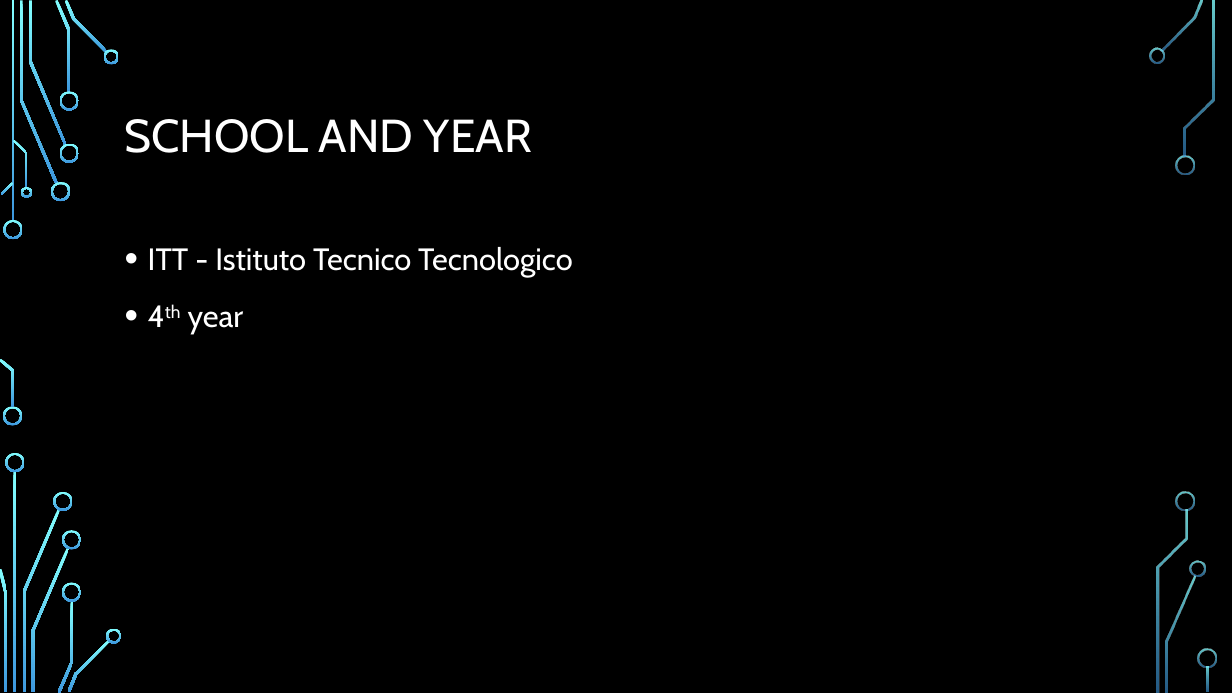
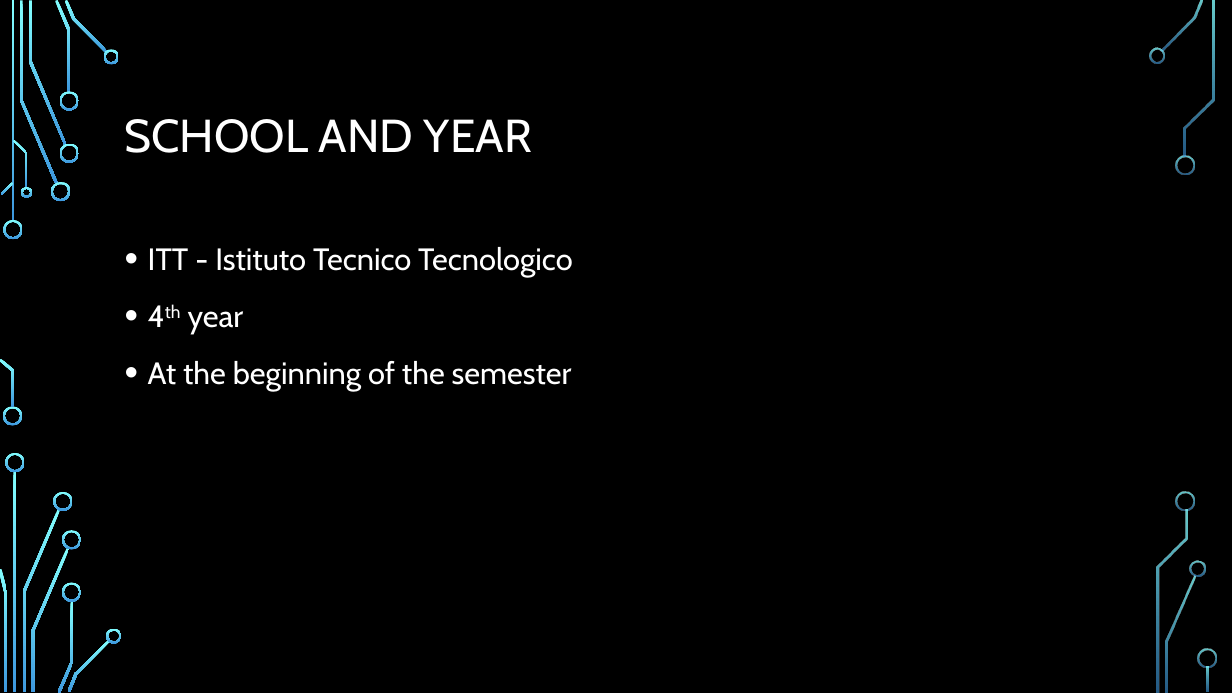
Before and after one commit to Fabianstw/MiniGamesArduino, a slide deck: slide 2 of LearningUnit/BubbleSortTheoryWeek1.pptx. Drawn at 1232x693 pixels with LibreOffice and Linux fonts; fonts in the diff are those of the drawing; background and template pictures are left out. Boxes give left, top, right and bottom in pixels: in the first picture for what was removed or moved away, otherwise in the second. Text is boxed around its words. In the diff, an @@ line names an element or a change of style, - is before the commit and + after.

```diff
--- a/LearningUnit/BubbleSortTheoryWeek1.pptx
+++ b/LearningUnit/BubbleSortTheoryWeek1.pptx
@@ text at <box>148,361,572,391</box>: paragraph added @@
+• At the beginning of the semester
```
Also in this commit, not shown: 1 other slide changed, 14 other files.
